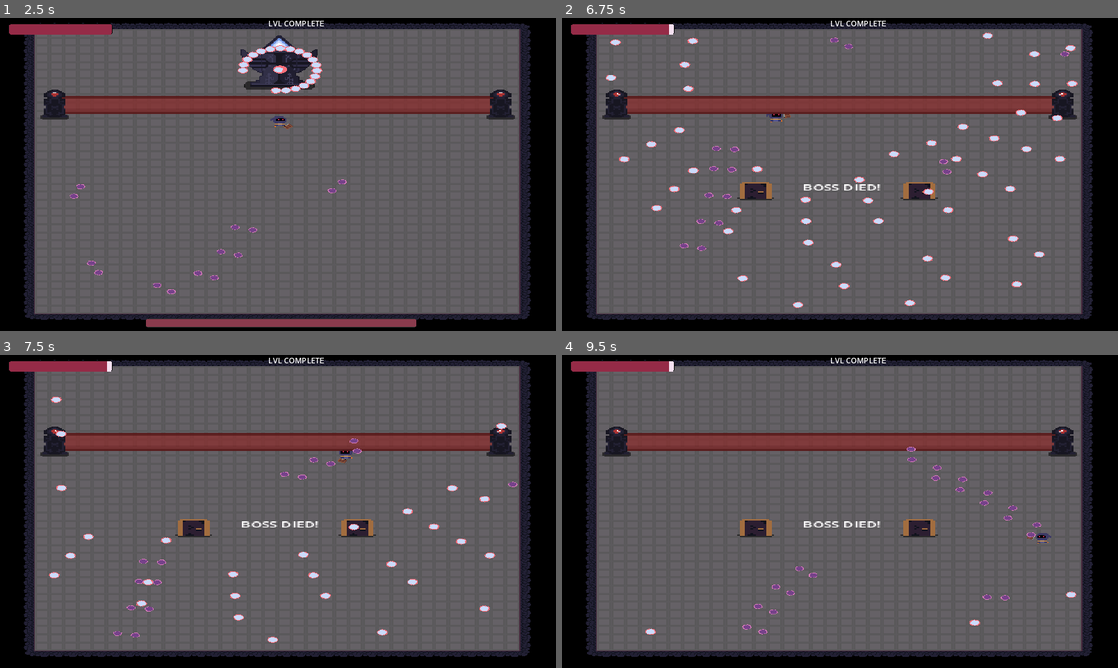
Above: before the commit, frames 1-4 (two rows, left to right).
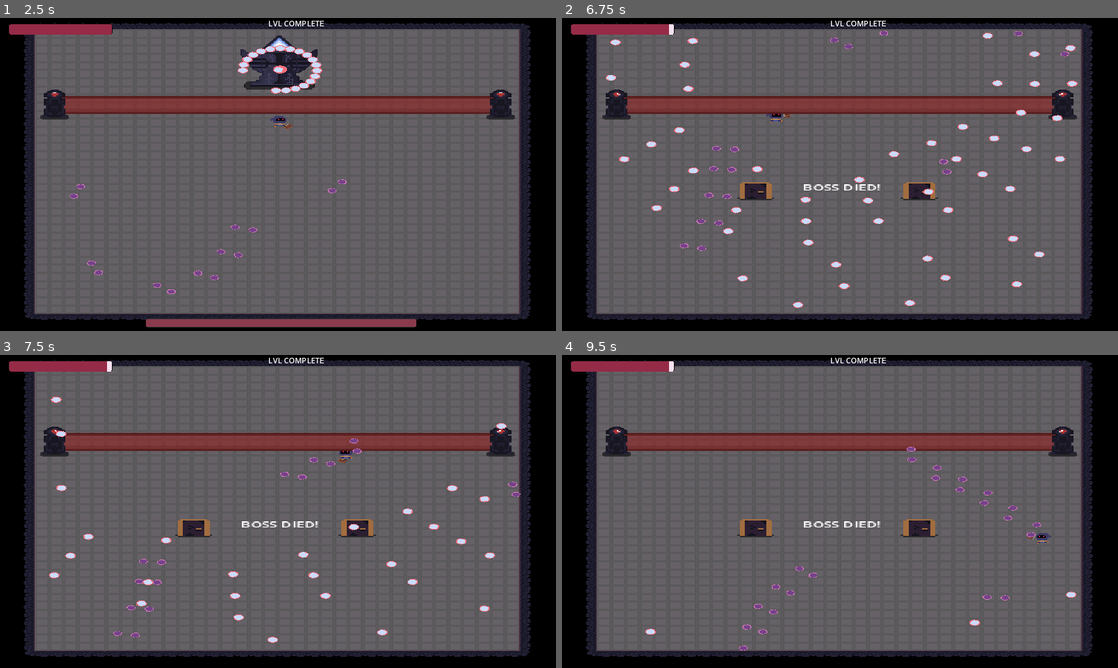
Above: after the commit, the same moments.

Repository: Arssin/Bullet_Hell_Jam
Game: Godot game, scene res://scenes/main_scene.tscn
Same seed, same stepped clock (60 frames per second), same inputs: the game is played once before the commit and once after it.
Inputs (mouse positions are in pixels of both pictures, inside the frame that each line leads up to):
- Up to frame 1 (2.5 s): click "PLAY" at 0.5 s; move the mouse to (250, 237) at 1.27 s; press the mouse at (250, 237) at 1.28 s; hold W (move_up) from 1.28 s (still down); move the mouse to (444, 221) at 2.02 s; release the mouse at (444, 221) at 2.03 s; click (444, 221) at 2.1 s
- Up to frame 2 (6.75 s): move the mouse to (673, 127) at 2.77 s; release W (move_up) at 2.78 s; press the mouse at (673, 127) at 2.78 s; hold Left (move_left) 2.78-4.28 s; tap Space (dash) at 2.85, 5.85 s; move the mouse to (867, 174) at 3.52 s; release the mouse at (867, 174) at 3.53 s; tap E (player_action) at 3.6, 6.6 s; click (867, 174) at 3.8 s; move the mouse to (756, 96) at 4.27 s; press the mouse at (756, 96) at 4.28 s; hold S (move_down) 4.28-5.03 s; move the mouse to (962, 158) at 5.02 s; release the mouse at (962, 158) at 5.03 s; hold D (move_right) 5.03-5.78 s; click (962, 158) at 5.1 s; move the mouse to (728, 190) at 5.77 s; press the mouse at (728, 190) at 5.78 s; hold W (move_up) 5.78-6.53 s; move the mouse to (895, 105) at 6.52 s; release the mouse at (895, 105) at 6.53 s; hold D (move_right) from 6.53 s (still down)
- Up to frame 3 (7.5 s): keep holding D (move_right); click (333, 442) at 6.8 s; move the mouse to (250, 574) at 7.27 s; press the mouse at (250, 574) at 7.28 s
- Up to frame 4 (9.5 s): move the mouse to (1006, 558) at 8.02 s; release the mouse at (1006, 558) at 8.03 s; click (1006, 558) at 8.1 s; move the mouse to (673, 464) at 8.77 s; release D (move_right) at 8.78 s; press the mouse at (673, 464) at 8.78 s; hold S (move_down) from 8.78 s (still down); tap Space (dash) at 8.85 s

Frame 1 is identical in both runs. In frame 2, less than 0.1% of the frame differs, in the area x 57-83%, y 4-6%; in frame 3, less than 0.1%; in frame 4, less than 0.1%.

Commit message:
player update

Diff:
--- a/scenes/player.gd
+++ b/scenes/player.gd
@@ -121,12 +121,12 @@
 
 var new_pattern: PatternLine = PatternLine.new()
 var pattern_two : PatternOne = PatternOne.new()
+var pattern_three : PatternOne = PatternOne.new()
 
 func attack_spawn():
 	new_pattern.offset = Vector2i(0,0)
 	new_pattern.bullet = "2"
 	new_pattern.nbr = 20
-	#new_pattern.forced_pattern_lookat = true
 	new_pattern.forced_target = NodePath("../../WeaponMarker/Target")
 	Spawning.new_pattern("pattern_id", new_pattern)
 
@@ -134,8 +134,14 @@
 
 	pattern_two.bullet = "111"
 	pattern_two.nbr = 20
-	#pattern_two.forced_pattern_lookat = true
 	pattern_two.forced_target = NodePath("../../WeaponMarker/Target/Target2")
 	Spawning.new_pattern("pattern_ids", pattern_two)
 
 	Spawning.spawn({"position": $WeaponMarker/FromTarget2.global_position, "rotation": $WeaponMarker.rotation}, "pattern_ids", "player")
+
+	pattern_three.bullet = "112"
+	pattern_three.nbr = 20
+	pattern_three.forced_target = NodePath("../../WeaponMarker/Target/Target2")
+	Spawning.new_pattern("pattern_idss", pattern_three)
+
+	Spawning.spawn({"position": $WeaponMarker/FromTarget2.global_position, "rotation": $WeaponMarker.rotation}, "pattern_idss", "player")
--- a/scenes/player.tscn
+++ b/scenes/player.tscn
@@ -245,6 +245,94 @@
 r_scale_multi_iter_variation = Vector3(0, 0, 0)
 r_scale_multi_scale_variation = Vector3(0, 0, 0)
 
+[sub_resource type="Curve2D" id="Curve2D_tfrn4"]
+
+[sub_resource type="Curve" id="Curve_vuj68"]
+
+[sub_resource type="Resource" id="Resource_ve0b2"]
+script = ExtResource("8_koayw")
+ID = ""
+texture = "Player_bullet"
+collision = "Player_bullet"
+SFX = ""
+tex_scale = 1.0
+tex_skew = 0.0
+
+[sub_resource type="Curve" id="Curve_olsdn"]
+
+[sub_resource type="PackedDataContainer" id="PackedDataContainer_j25vw"]
+script = ExtResource("9_8hgsj")
+anim_idle = SubResource("Resource_ve0b2")
+anim_more = Array[ExtResource("8_koayw")]([])
+damage = 1.0
+speed = 200.0
+scale = 1.0
+angle = 0.0
+groups = PackedStringArray()
+spec_bounces = 0
+spec_no_collision = false
+spec_modulate_loop = 0.0
+spec_trail_length = 0.0
+spec_trail_width = 0.0
+spec_trail_modulate = Color(1, 1, 1, 1)
+spec_rotating_speed = 0.0
+death_after_time = 30.0
+death_outside_box = Rect2(0, 0, 0, 0)
+death_from_collision = true
+a_direction_equation = ""
+a_curve_movement = 0
+a_speed_multiplier = SubResource("Curve_vuj68")
+a_speed_multi_iterations = 0
+a_speed_multi_scale = 0.0
+trigger_container = ""
+trigger_wait_for_shot = true
+homing_type = 0
+homing_target = NodePath("")
+homing_steer = 0.0
+homing_time_start = 0.0
+homing_duration = 999.0
+scale_multi_iterations = 0
+scale_multiplier = SubResource("Curve_olsdn")
+scale_multi_scale = 1.0
+r_randomisation_chances = 1.0
+r_speed_choice = PackedFloat32Array()
+r_speed_variation = Vector3(0, 0, 0)
+r_scale_choice = PackedFloat32Array()
+r_scale_variation = Vector3(0, 0, 0)
+r_angle_choice = PackedFloat32Array()
+r_angle_variation = Vector3(0, 0, 0)
+r_group_choice = []
+r_bounce_choice = PackedInt32Array()
+r_bounce_variation = Vector3(0, 0, 0)
+r_no_coll_chances = 0.0
+r_modulate_variation = Vector3(0, 0, 0)
+r_trail_length_variation = Vector3(0, 0, 0)
+r_trail_color_variation = Vector3(0, 0, 0)
+r_rotating_variation = Vector3(0, 0, 0)
+r_death_after_choice = PackedFloat32Array()
+r_death_after_variation = Vector3(0, 0, 0)
+r_death_outside_chances = 0.0
+r_dir_equation_choice = PackedStringArray()
+r_curve_choice = []
+r_speed_multi_curve_choice = []
+r_speed_multi_iter_variation = Vector3(0, 0, 0)
+r_speed_multi_scale_variation = Vector3(0, 0, 0)
+r_trigger_choice = PackedStringArray()
+r_wait_for_shot_chances = 0.0
+r_homing_target_choice = []
+r_special_target_choice = PackedStringArray()
+r_group_target_choice = PackedStringArray()
+r_pos_target_choice = PackedVector2Array()
+r_steer_choice = PackedFloat32Array()
+r_steer_variation = Vector3(0, 0, 0)
+r_homing_delay_choice = PackedFloat32Array()
+r_homing_delay_variation = Vector3(0, 0, 0)
+r_homing_dur_choice = PackedFloat32Array()
+r_homing_dur_variation = Vector3(0, 0, 0)
+r_scale_multi_curve_choice = []
+r_scale_multi_iter_variation = Vector3(0, 0, 0)
+r_scale_multi_scale_variation = Vector3(0, 0, 0)
+
 [node name="Player" type="CharacterBody2D" groups=["Player"]]
 z_index = 1
 scale = Vector2(1.4, 1.4)
@@ -340,6 +428,12 @@
 id = "111"
 props = SubResource("PackedDataContainer_p6ill")
 
+[node name="BulletPattern3" type="Path2D" parent="Shoot"]
+curve = SubResource("Curve2D_tfrn4")
+script = ExtResource("8_5671t")
+id = "112"
+props = SubResource("PackedDataContainer_j25vw")
+
 [connection signal="timeout" from="PlayerAttack" to="." method="_on_player_attack_timeout"]
 [connection signal="timeout" from="GhostTimer" to="." method="_on_ghost_timer_timeout"]
 [connection signal="timeout" from="DashCd" to="." method="_on_dash_cd_timeout"]
Not shown: 1 places in scenes/player.tscn that only renumber resources
